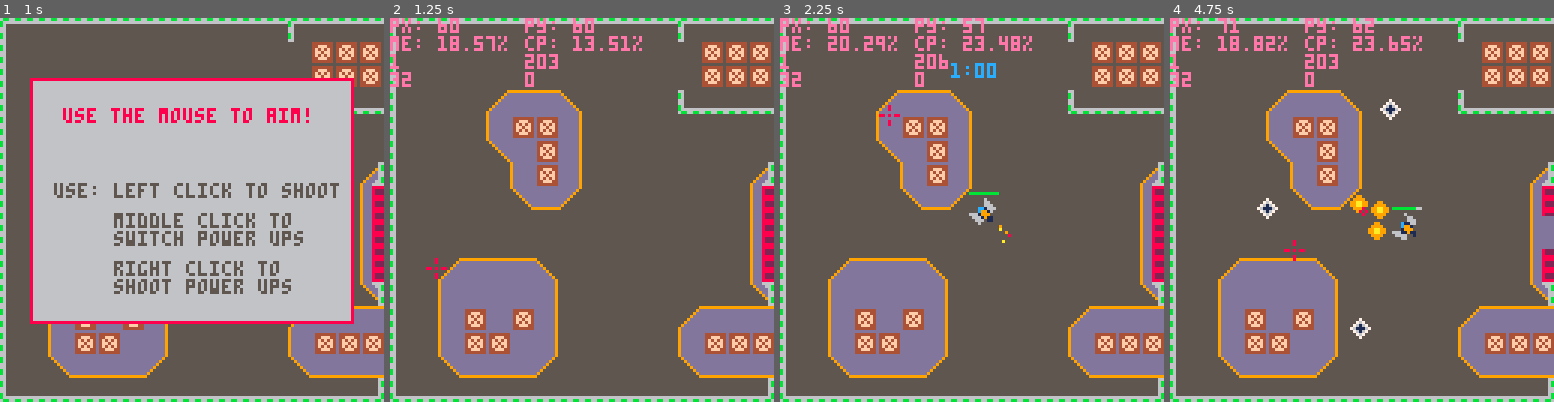
Above: before the commit, frames 1-4 (left to right).
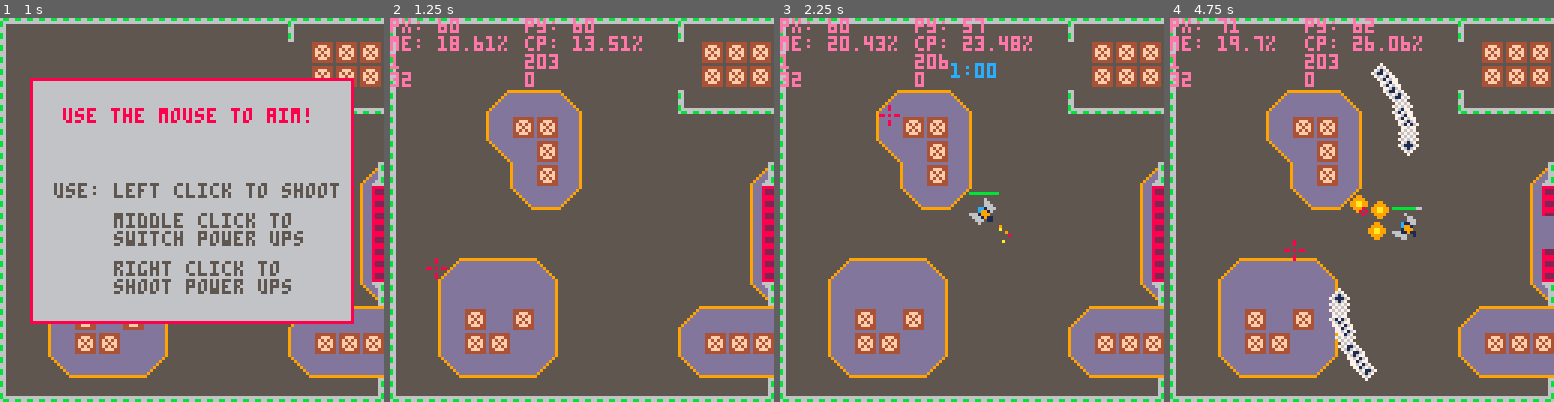
Above: after the commit, the same moments.

Repository: kbrewington/Negation
Game: PICO-8 cartridge negation.p8
The game is run twice, just before and just after one commit, with the same random seed, the same clock (stepped at 60 frames per second) and the same inputs.
Inputs (mouse positions are in pixels of both pictures, inside the frame that each line leads up to):
- Up to frame 1 (1 s): tap X (X key) at 0.33 s; click (280, 121) at 0.67 s; tap O (Z key) at 0.7 s
- Up to frame 2 (1.25 s): tap X (X key) at 1.07 s; click (436, 267) at 1.22 s
- Up to frame 3 (2.25 s): hold Right 1.6-2.1 s; tap O (Z key) at 1.7, 2.1 s; click (887, 114) at 1.77 s; tap X (X key) at 1.85 s; hold Up from 2.15 s (still down)
- Up to frame 4 (4.75 s): click (1342, 259) at 2.32 s; release Up at 2.42 s; hold Right 2.47-3.03 s; tap O (Z key) every 0.4 s from 2.5 to 4.5 s; click (1404, 106) at 2.87 s; tap X (X key) at 2.97, 4.08 s; hold Left 3.08-3.58 s; click (1465, 256) at 3.42 s; hold Down 3.63-3.97 s; click (1231, 102) at 3.97 s; hold Right 4.02-4.68 s; click (1292, 248) at 4.52 s; hold Up from 4.73 s (still down)

Frame 1 is identical in both runs. In frame 2, less than 0.1% of the frame differs, in the area x 21-28%, y 4-9%; in frame 3, less than 0.1%; in frame 4, 2.7%, in the area x 15-65%, y 4-95%.

Commit message:
added tool to fix mouse on full screen when exporting to html

Diff:
--- a/negation.p8
+++ b/negation.p8
@@ -152,7 +152,7 @@
   yield()
 
   -- 128, 1
-  init_tele_anim(boss(60, 60, 128, 1, 40))
+  init_tele_anim(boss(60, 60, 128, 3, 40))
   yield()
 
   kill_all_enemies(true)
@@ -315,9 +315,10 @@
   e.x, e.y, e.time, e.b_count =  x, y, time_spwn, 0
   e.destroy_anim_length, e.destroyed_step, e.drop_prob, e.shoot_distance = 15, 0, 100, 50
   e.destroy_sequence = {135, 136, 135}
+  e.walking = {132, 134, 137}
   e.drops = {32, 33, 48, 49} -- sprites of drops
   e.explode_distance, e.explode_wait, e.explode_step, e.fire_rate = 15, 15, 0, 20
-  e.exploding, e.dont_move, e.size, e.sprite, e.speed, e.type = false, false, 8, 132, type
+  e.exploding, e.dont_move, e.size, e.sprite, e.type = false, false, 8, 132, type
   e.speed = type == "exploder" and .7 or .35
 
   e.update_xy = function()
@@ -399,12 +400,24 @@
                end
              end
            elseif b.level == 3 then
+             if #enemy_spawned > 0 or #enemy_table > 0 then
               local ang = (360/(timers["bossstart"]/50))*(10%(timers["bossstart"]/50))
               if (timers["bossstart"] <= 900) timers["bossstart"] = 1000
               b.x = 60 - 55*cos(ang)
               b.y = 60 - 55*sin(ang)
               line((b.x-8*sin(p_ang/360)+8),(b.y-8*cos(p_ang/360)+8),((b.x+8)-(30*sin(p_ang/360))),((b.y+8)-(30*cos(p_ang/360))),10)
               if (distance(player, b) <= 30+8) shoot(b.x, b.y, p_ang, 141, false, true)
+            else
+              b.angle = (b.angle+2)%360
+              b.x = 60
+              b.y = 60
+              for i=1,360,180 do
+                shoot(b.x, b.y, i+b.angle, 141, false, true)
+                -- for j=1,120,15 do
+                --   if (b.angle%b.fire_rate == 0) shoot(b.x, b.y, i+j+b.angle, 141, false, true)
+                -- end
+              end
+            end
            elseif b.level == 4 then
              if abs(time()*10)%2 == 0 then
                b.circs[#b.circs+1] = {player.x+8, player.y+8, 12}
@@ -700,10 +713,10 @@
         pal()
         pal(2,8,0)
       end
-      spr(e.sprite, e.x, e.y)
+      if (not e.dont_move) then spr(e.walking[flr(time()*5)%#e.walking+1], e.x, e.y) else spr(e.sprite, e.x, e.y) end
       pal()
 
-      if (e.explode_step == e.explode_wait) add(destroyed_enemies, e)
+      if (e.explode_step == e.explode_wait) add(destroyed_enemies, e); del(enemy_spawned, e)
 
       e.move()
     end
@@ -1000,33 +1013,21 @@
 end
 
 function fill_enemy_table(level, lvl_timer)
-  local types = {"shooter", "basic", "exploder"}
+  local types = {"basic", "shooter", "exploder"}
   local baseline = 20
   for i=1,(baseline*level) do
-    add(enemy_table, enemy(flr(rnd(120)), flr(rnd(120)), types[flr(rnd(#types))+1], flr(rnd(lvl_timer))))
+    add(enemy_table, enemy(flr(rnd(120)), flr(rnd(120)), types[flr(rnd(level))%#types+1], flr(rnd(lvl_timer))))
   end
 end
 
 function spawnenemies()
   if (#enemy_table == 0) timers["spawn"] = 0; return
   if (timers["spawn"] == 0) timers["spawn"] = spawn_time_start
-  local types = {"basic", "shooter", "exploder"} --1, 2, 3
   for enemy in all(enemy_table) do
     if spawn_time_start - timers["spawn"] >= enemy.time then
       repeat
         enemy.x,enemy.y = flr(rnd(120)), flr(rnd(120))
       until (distance(player, enemy) > 50 and not bump_all(enemy.x, enemy.y))
-
-      if (level_lvl == 1) enemy.type = types[1]
-      if level_lvl == 2 then
-        enemy.type = "basic"
-        if (rnd(99) < 20) enemy.type = "shooter"
-      end
-      if level_lvl == 3 then
-        if enemy.type == "exploder" then
-          if (rnd(99) < 80) enemy.type = types[1+rnd(1)]
-        end
-      end
 
       add(enemy_spawned, enemy)
       del(enemy_table, enemy)
@@ -1464,14 +1465,14 @@
 00000000000000000000000000000000000000000000000000000000000000000000000000000000000000000000000000000000000000000000000000000000
 60000006000000000000000000000000000000000000000000000000000000000000000000000000000000000000000000000000000000000000000000000000
 66000066000000000000000000000000000000000000000000000000000000000000000000000000000000000000000000000000000000000000000000000000
-0300000000000300000a000000000000200000200000000099090990000000009090090988080880000000000c0000111000000c000700000000000000000000
-00300000000030000009000000000000020202000000000009090900000990000909909008080800000000000110011111000011007670000002200000000000
-0003000000030000000a00000000000002222200008880000999990000999900009aa90008888800000000000011011111000110076167000026620000000000
-00025555503000000a9a9a0000000000025552000082800099aaa990099aa99009aaaa9088999880000000000001111111111100761116700026620000000000
-0003885883200000000a0000000000000285820000888000098a8900099aa99009aaaa9008a9a800000000001111551515511110076167000002200000000000
-033355355333300000090000000000000205020000000000090a090000999900009aa90008090800000000001001885158810010007670000000000000000000
-3003333333000300000a000000000000202020200000000090909090000990000909909080808080000000001001555155510011000700000000000000000000
-00303030303000300000000000000000202020200000000090909090000000009090090980808080000000001101111111110001000000000000000000000000
+0300000000000300000a000000000000200000020000000020000002000000009090090920000002000000000c0000111000000c000700000000000000000000
+00300000000030000009000000000000020220200000000002022020000990000909909002022020000000000110011111000011007670000002200000000000
+0003000000030000000a00000000000002222220008880000222222000999900009aa90002222220000000000011011111000110076167000026620000000000
+00025555503000000a9a9a0000000000025555200082800002555520099aa99009aaaa9002555520000000000001111111111100761116700026620000000000
+0003885883200000000a000000000000028558200088800002855820099aa99009aaaa9002855820000000001111551515511110076167000002200000000000
+0333553553333000000900000000000002055020000000000205502000999900009aa90002055020000000001001885158810010007670000000000000000000
+3003333333000300000a000000000000202002020000000020200202000990000909909020200202000000001001555155510011000700000000000000000000
+00303030303000300000000000000000202002020000000000200002000000009090090920000200000000001101111111110001000000000000000000000000
 20303030300300000000000000000000000000000000000000000000000000000000000000000000000000000101000100010001000000000000000000000000
 33030030030300200000000000000000000000000000000000000000000000000000000000000000000000001101000100010011000000000000000000000000
 20003000300032000000000000000000000000000000000000000000000000000000000000000000000000001001000c00010010000000000000000000000000
